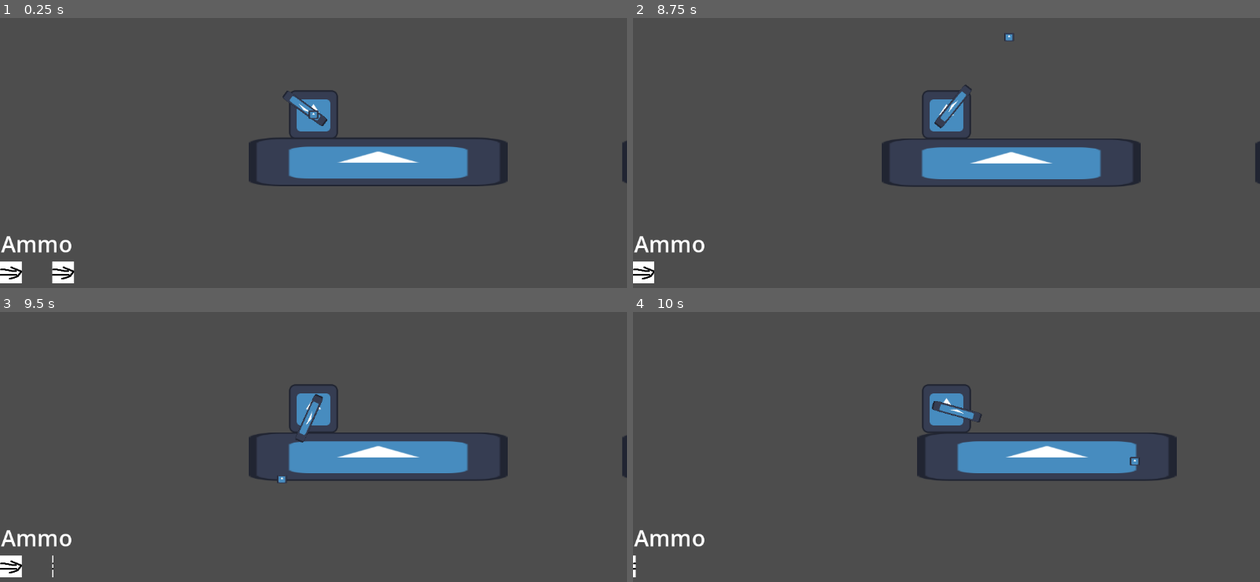
Above: before the commit, frames 1-4 (two rows, left to right).
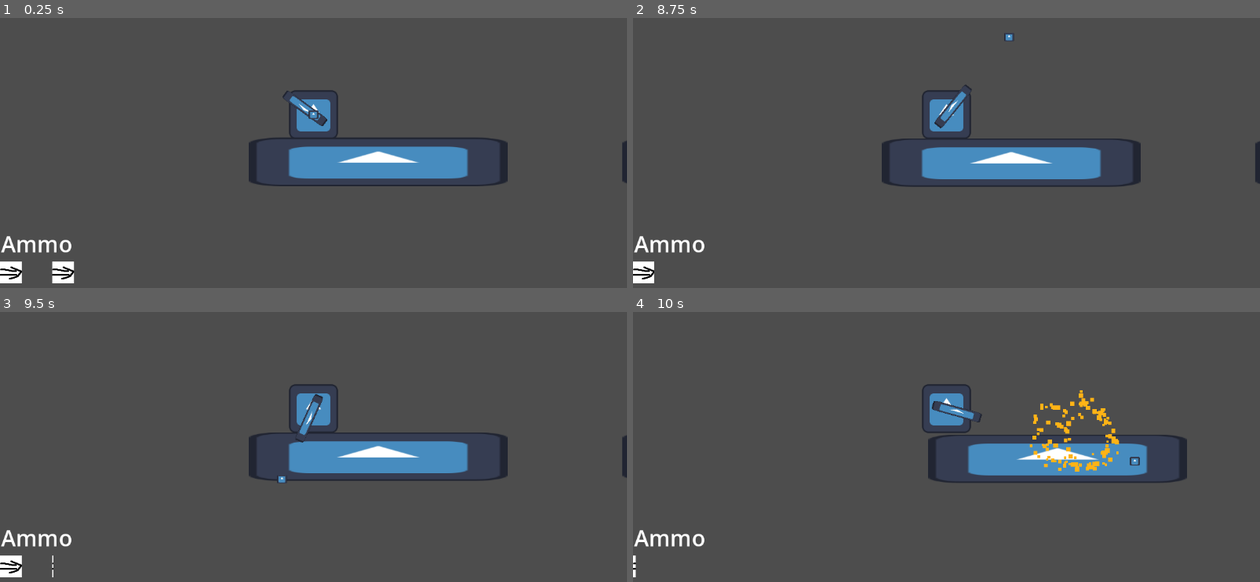
Above: after the commit, the same moments.

Repository: Gigabajt000/www.project.betoniarze-official.gov.ru
Game: Godot game, scene res://World/main.tscn
The game is run twice, just before and just after one commit, with the same random seed, the same clock (stepped at 60 frames per second) and the same inputs. The engine's default icon, where the game draws it, is replaced by a stand-in: a white triangle on a blue panel in a dark square.
Inputs (mouse positions are in pixels of both pictures, inside the frame that each line leads up to):
- Up to frame 1 (0.25 s): no input
- Up to frame 2 (8.75 s): move the mouse to (1084, 96) at 0.52 s; click (1084, 96) at 0.6 s; tap Enter at 1.25, 3.5, 5 s; move the mouse to (821, 131) at 1.27 s; click (821, 131) at 1.35 s; move the mouse to (1009, 36) at 2.02 s; click (1009, 36) at 2.1 s; tap Space at 2.75, 4.25, 5.75 s; move the mouse to (915, 185) at 2.77 s; click (915, 185) at 2.85 s; move the mouse to (1134, 166) at 3.52 s; click (1134, 166) at 3.6 s; move the mouse to (758, 61) at 4.27 s; click (758, 61) at 4.35 s; move the mouse to (977, 115) at 5.02 s; click (977, 115) at 5.1 s; move the mouse to (852, 26) at 5.77 s; click (852, 26) at 5.85 s; move the mouse to (1084, 96) at 6.52 s; click (1084, 96) at 6.6 s; move the mouse to (821, 131) at 7.27 s; click (821, 131) at 7.35 s; move the mouse to (1009, 36) at 8.02 s; click (1009, 36) at 8.1 s
- Up to frame 3 (9.5 s): move the mouse to (282, 479) at 8.77 s; click (282, 479) at 8.85 s
- Up to frame 4 (10 s): move the mouse to (1134, 460) at 9.52 s; click (1134, 460) at 9.6 s

Frames 1-3 are identical in both runs. In frame 4, 3.5% of the frame differs, in the area x 45-89%, y 28-64%.

Commit message:
poprawki do wybuchu

Diff:
--- a/betoniarze/Player/bullet.gd
+++ b/betoniarze/Player/bullet.gd
@@ -5,7 +5,7 @@
 var direction: float
 var speed = 1000
 
-var set_time = false
+var can_collide:bool = true
 
 func _ready():
 	global_position = pos
@@ -14,21 +14,15 @@
 func _physics_process(delta):
 	velocity = Vector2(speed,0).rotated(direction)
 	move_and_slide()
-	if set_time == true:
-		timer(delta)
+
 
 @onready var explosion = preload("res://Player/explosion.tscn")
 
 
 func _on_area_2d_body_shape_entered(body_rid, body, body_shape_index, local_shape_index):
-	set_time = true
-	$Sprite2D.visible = false
-	var explosion_instance = explosion.instantiate()
-	explosion_instance.position = body.position
-	add_child(explosion_instance)
-
-var x: float = 0
-func timer(y: float):
-	x = x + y
-	if x >= 0.2:
-		queue_free()
+	if can_collide == true:
+		$Sprite2D.visible = false
+		var explosion_instance = explosion.instantiate()
+		explosion_instance.position = body.position
+		add_child(explosion_instance)
+		can_collide = false
--- a/betoniarze/Player/explosion.gd
+++ b/betoniarze/Player/explosion.gd
@@ -6,7 +6,7 @@
 		if o is RigidBody2D:
 			$CPUParticles2D.emitting = true
 			var force = (o.global_position - global_position).normalized()
-			force *= 100
+			force *= 85
 			o.apply_central_impulse(force)
 
 
--- a/betoniarze/Player/explosion.tscn
+++ b/betoniarze/Player/explosion.tscn
@@ -3,7 +3,7 @@
 [ext_resource type="Script" path="res://Player/explosion.gd" id="1_4x1x1"]
 
 [sub_resource type="CircleShape2D" id="CircleShape2D_l1025"]
-radius = 216.002
+radius = 281.114
 
 [sub_resource type="Curve" id="Curve_gslpv"]
 _data = [Vector2(0, 1), 0.0, 0.0, 0, 0, Vector2(0.97191, 0), 0.0, 0.0, 0, 0]
@@ -23,8 +23,8 @@
 explosiveness = 0.9
 spread = 180.0
 gravity = Vector2(0, 0)
-initial_velocity_min = 270.71
-initial_velocity_max = 401.01
+initial_velocity_min = 301.01
+initial_velocity_max = 402.02
 scale_amount_min = 7.0
 scale_amount_max = 14.0
 scale_amount_curve = SubResource("Curve_gslpv")
--- a/betoniarze/Player/kolce.tscn
+++ b/betoniarze/Player/kolce.tscn
@@ -4,7 +4,7 @@
 [ext_resource type="Script" path="res://Player/kolce.gd" id="1_j7wrm"]
 
 [sub_resource type="RectangleShape2D" id="RectangleShape2D_k740v"]
-size = Vector2(115, 114)
+size = Vector2(115, 49)
 
 [node name="Kolce" type="Node2D"]
 script = ExtResource("1_j7wrm")
@@ -15,7 +15,7 @@
 [node name="Area2D" type="Area2D" parent="Kolce Sprite"]
 
 [node name="CollisionShape2D" type="CollisionShape2D" parent="Kolce Sprite/Area2D"]
-position = Vector2(-0.5, 0)
+position = Vector2(-0.5, 32.5)
 shape = SubResource("RectangleShape2D_k740v")
 
 [connection signal="body_entered" from="Kolce Sprite/Area2D" to="." method="_on_area_2d_body_entered"]
